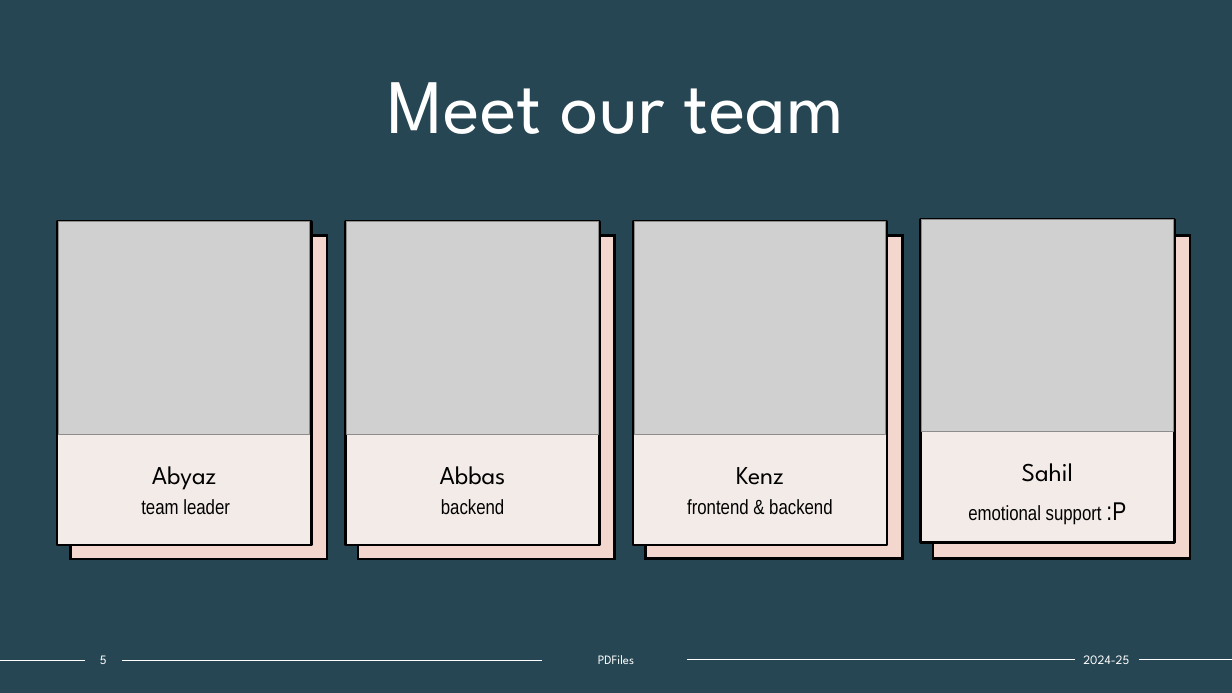
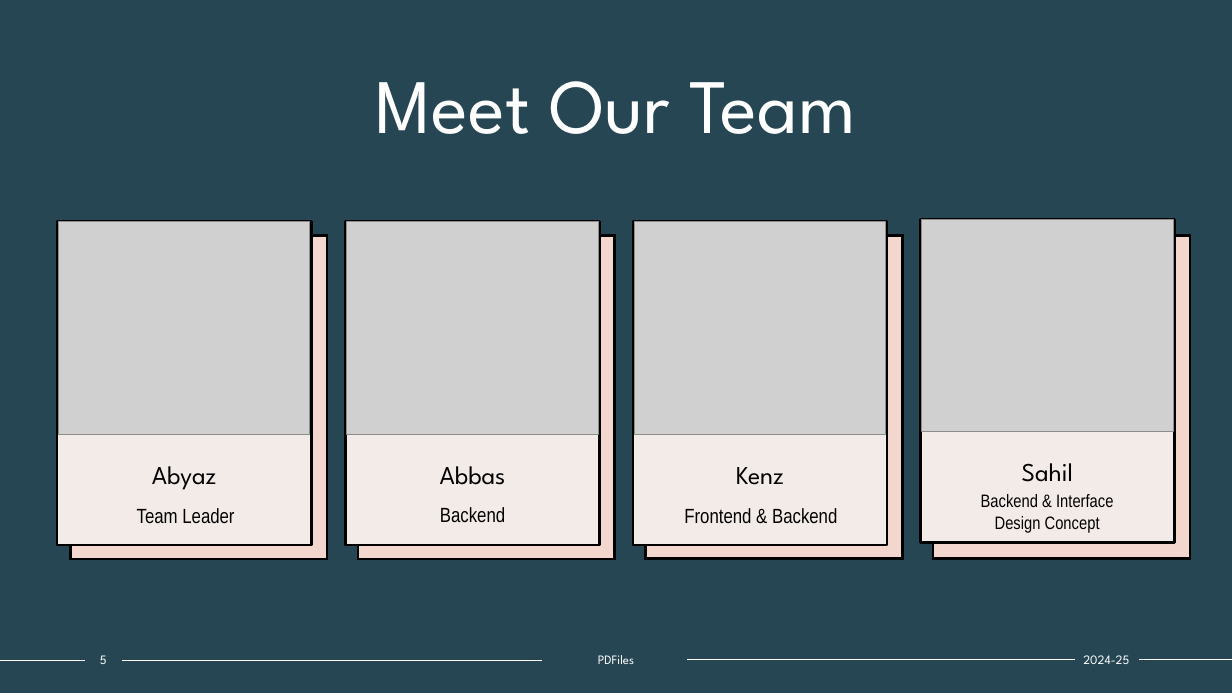
Before and after one commit to starstalker9160/School-Project, a slide deck: slide 5 of Presentation.pptx. Drawn at 1232x693 pixels with LibreOffice and Linux fonts; fonts in the diff are those of the drawing; grey boxes stand for pictures. Boxes give left, top, right and bottom in pixels: in the first picture for what was removed or moved away, otherwise in the second. Text is boxed around its words. In the diff, an @@ line names an element or a change of style, - is before the commit and + after.

```diff
--- a/Presentation.pptx
+++ b/Presentation.pptx
@@ title at bbox=[376, 81, 856, 134]: text changed @@
-Meet our team
+Meet Our Team
@@ text at bbox=[137, 508, 234, 524]: text changed @@
-team leader
+Team Leader
@@ text at bbox=[440, 507, 505, 523]: text changed @@
-backend
+Backend
@@ text at bbox=[684, 508, 837, 524]: text changed @@
-frontend & backend
+Frontend & Backend
@@ text at bbox=[981, 494, 1113, 533]: text changed; size 16 to 14 pt @@
-emotional support :P
+Backend & Interface Design Concept
```
Also in this commit, not shown: 4 other slides changed, 2 slides added, 2 slides removed, 2 other files.
